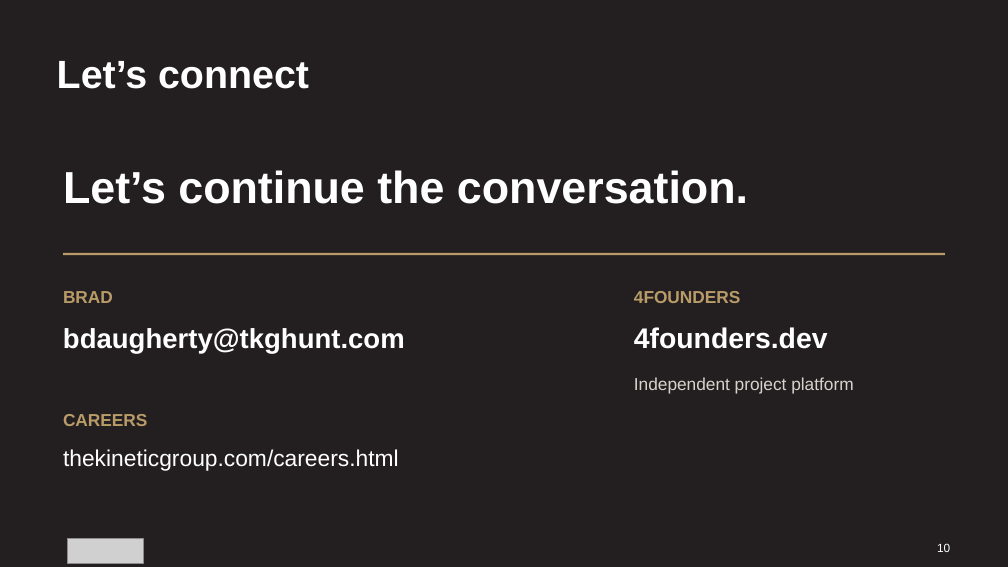
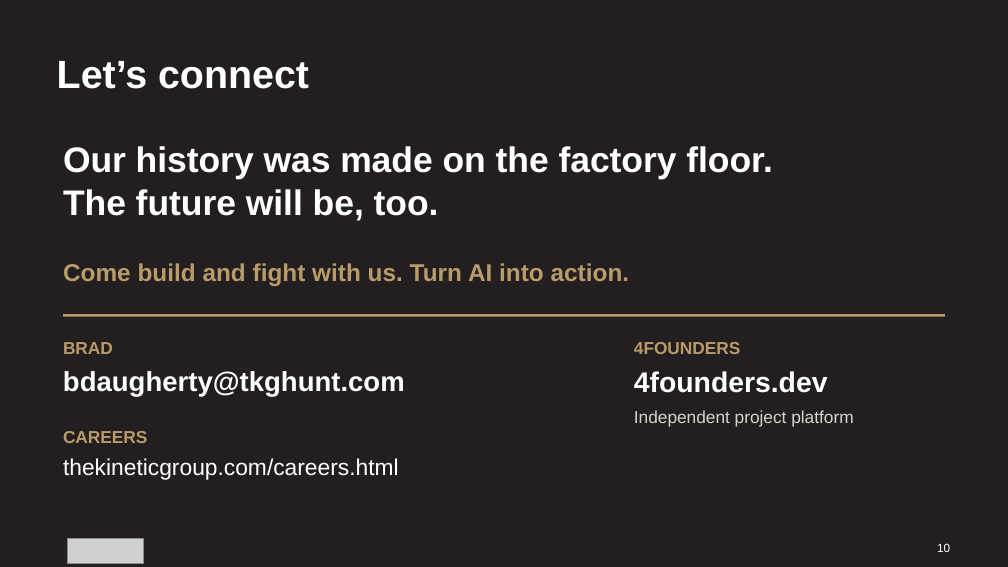
Before and after one commit to YeChamo/part-tracking-demo-ualr, a slide deck: slide 10 of docs/presentation/Engineering_at_The_Kinetic_Group.pptx. Drawn at 1008x567 pixels with LibreOffice and Linux fonts; fonts in the diff are those of the drawing; grey boxes stand for pictures. Boxes give left, top, right and bottom in pixels: in the first picture for what was removed or moved away, otherwise in the second. Text is boxed around its words. In the diff, an @@ line names an element or a change of style, - is before the commit and + after.

```diff
--- a/docs/presentation/Engineering_at_The_Kinetic_Group.pptx
+++ b/docs/presentation/Engineering_at_The_Kinetic_Group.pptx
@@ text added at (63, 146, 772, 221), 33.8 pt, text #FFFFFF, bold @@
+Our history was made on the factory floor.
+The future will be, too.
@@ text removed at (63, 170, 748, 204) @@
-Let’s continue the conversation.
@@ text added at (63, 263, 630, 286), 23.2 pt, text #B89B68, bold @@
+Come build and fight with us. Turn AI into action.
@@ rectangle: place and size @@
-rectangle at (63, 253, 945, 255)
+rectangle at (63, 315, 945, 317)
@@ text "BRAD": place and size @@
-text "BRAD" at (63, 291, 113, 303)
+text "BRAD" at (63, 342, 113, 354)
@@ text "4FOUNDERS": place and size @@
-text "4FOUNDERS" at (634, 291, 740, 303)
+text "4FOUNDERS" at (634, 342, 740, 354)
@@ text "bdaugherty@tkghunt.com": place and size @@
-text "bdaugherty@tkghunt.com" at (63, 328, 405, 353)
+text "bdaugherty@tkghunt.com" at (63, 371, 405, 396)
@@ text "4founders.dev": place and size @@
-text "4founders.dev" at (634, 327, 828, 349)
+text "4founders.dev" at (634, 371, 828, 393)
@@ text "Independent project platform": place and size @@
-text "Independent project platform" at (634, 377, 853, 394)
+text "Independent project platform" at (634, 410, 853, 427)
@@ text "CAREERS": place and size @@
-text "CAREERS" at (63, 414, 147, 426)
+text "CAREERS" at (63, 431, 147, 443)
@@ text "thekineticgroup.com/careers.html": place and size @@
-text "thekineticgroup.com/careers.html" at (63, 449, 399, 471)
+text "thekineticgroup.com/careers.html" at (63, 458, 399, 480)
```
Also in this commit, not shown: 3 other slides changed, 1 other file.
